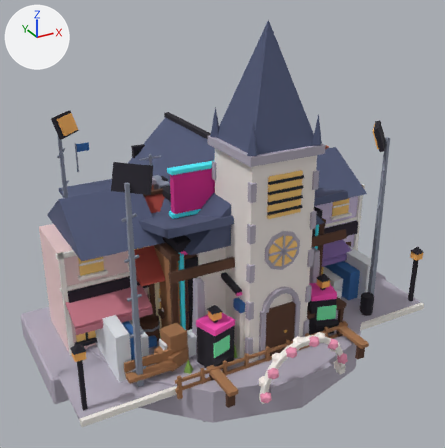
Renders of the glTF model public/models/landmarks.glb from each side of a commit.
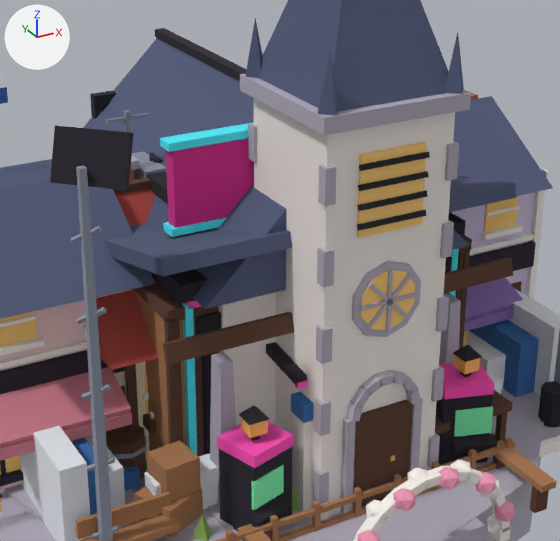
Each version appears first whole from a 50 mm camera at (-3.75, -6.96, 4.74) aimed at (-0.06, -0.24, 1.39), and next in a close-up on the part from 19% to 83% of the width and 22% to 83% of the height. Lighting does not change. The marker at upper left points along +X, +Y and +Z. The first two pictures are the older version. Where no turn or scale is listed for an object, it has been applied to the vertices.

The scene before the commit, as lines of its bpy script (objects in view):
```python
ob_chapel_mesh = bpy.data.objects.new('chapel_mesh', me_chapel_mesh)
ob_chapel_mesh.location = (0.0, 0.0, 0.0)
ob_highstreet_mesh = bpy.data.objects.new('highstreet_mesh', me_highstreet_mesh)
ob_highstreet_mesh.location = (0.0, 0.0, 0.0)
ob_stadium_mesh = bpy.data.objects.new('stadium_mesh', me_stadium_mesh)
ob_stadium_mesh.location = (0.0, 0.0, 0.0)
# also in view: 'arcade_mesh' at (0.0, -0.24, 1.04); 'workshop_mesh' at (-0.04, -0.16, 1.04); 'farmhouse_mesh' at (0.0, -0.3, 0.83)
```
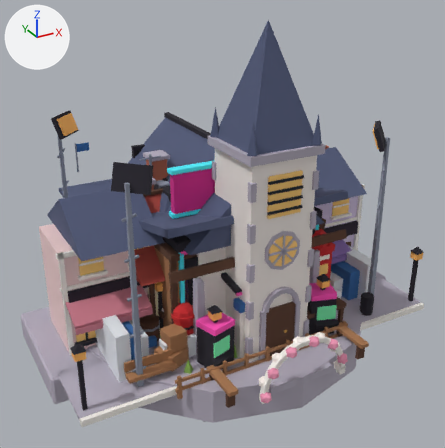
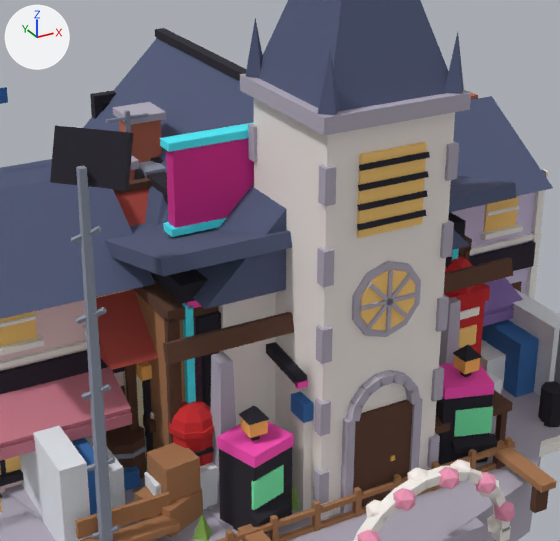
Changed parts and their boxes [x1, y1, x2, y2] in the close-ups (560 x 541 px):
'postoffice_mesh', added (mostly hidden): after [113, 102, 490, 468]
    faces in mat_postred (red #c8282c): [168, 256, 490, 466]
    faces in mat_brick (orange #b86a52): [119, 120, 162, 176]
    faces in mat_stone (grey #b3acbb): [113, 102, 166, 125]
    faces in mat_roofslate (dark blue #525a78): [134, 176, 168, 225]
    faces in mat_dark (black #25222c): [140, 172, 213, 464]

Edits to the bpy script that builds the scene:
```text
Add mat_postred:
    mat_postred = principled_material('PostRed')
    mat_postred.base_color = (0.578, 0.0212, 0.0252)  # red #c8282c
    mat_postred.roughness = 1.0
Add mat_postsign:
    mat_postsign = principled_material('PostSign')
    mat_postsign.base_color = (0.578, 0.0212, 0.0252)  # red #c8282c
    mat_postsign.roughness = 1.0
Add me_postoffice_mesh:
    me_postoffice_mesh.from_pydata(...)  # 452 vertices, 702 faces; spans x -1.25..1.25, y -1.12..1.1, z -0.32..2.25
    me_postoffice_mesh.materials.append(mat_stone)  # grey #b3acbb
    me_postoffice_mesh.materials.append(mat_brick)  # orange #b86a52
    me_postoffice_mesh.materials.append(mat_cream)  # beige #f1e2c2
    me_postoffice_mesh.materials.append(mat_roofslate)  # dark blue #525a78
    me_postoffice_mesh.materials.append(mat_dark)  # black #25222c
    me_postoffice_mesh.materials.append(mat_postsign)  # red #c8282c
    me_postoffice_mesh.materials.append(mat_postred)  # red #c8282c
    me_postoffice_mesh.materials.append(mat_window)  # orange #ffcf7a
    me_postoffice_mesh.materials.append(mat_gold)  # orange #e0b04f
    me_postoffice_mesh.materials.append(mat_wooddark)  # brown #5c3d2e
    me_postoffice_mesh.materials.append(mat_white)  # white #f6f2ec
    me_postoffice_mesh.materials.append(mat_lamp)  # orange #ffb862
Add ob_postoffice_mesh:
    ob_postoffice_mesh = bpy.data.objects.new('postoffice_mesh', me_postoffice_mesh)
    ob_postoffice_mesh.location = (0.0, 0.0, 0.0)
```
